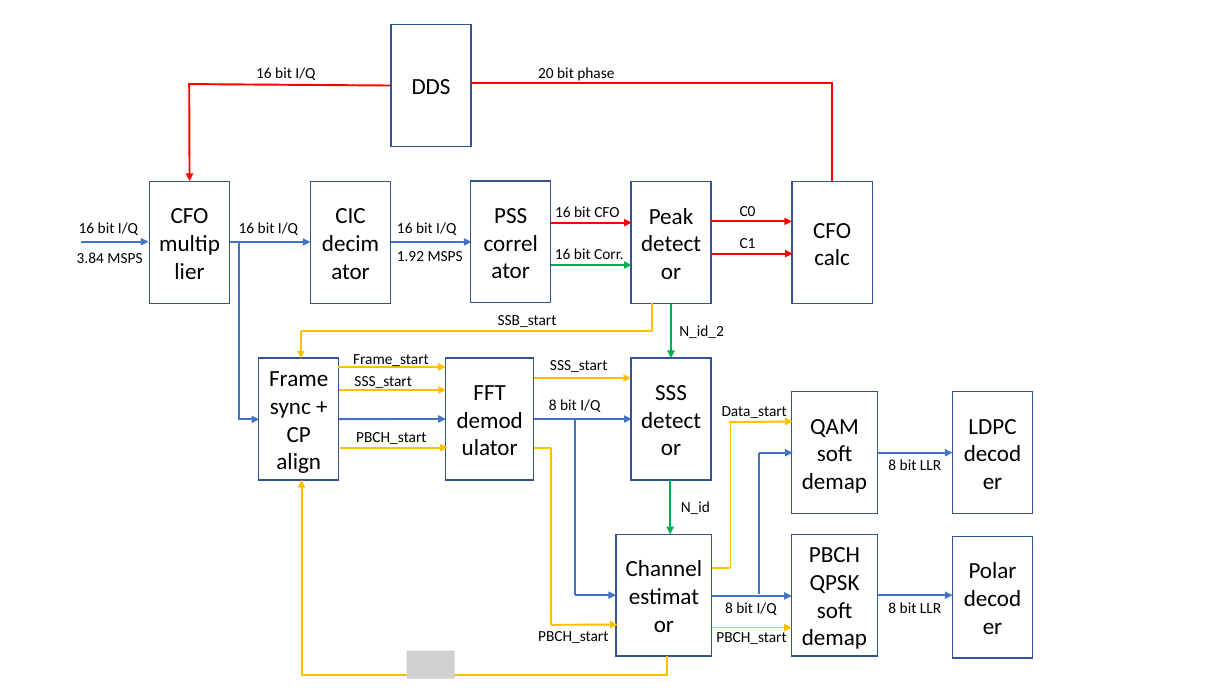
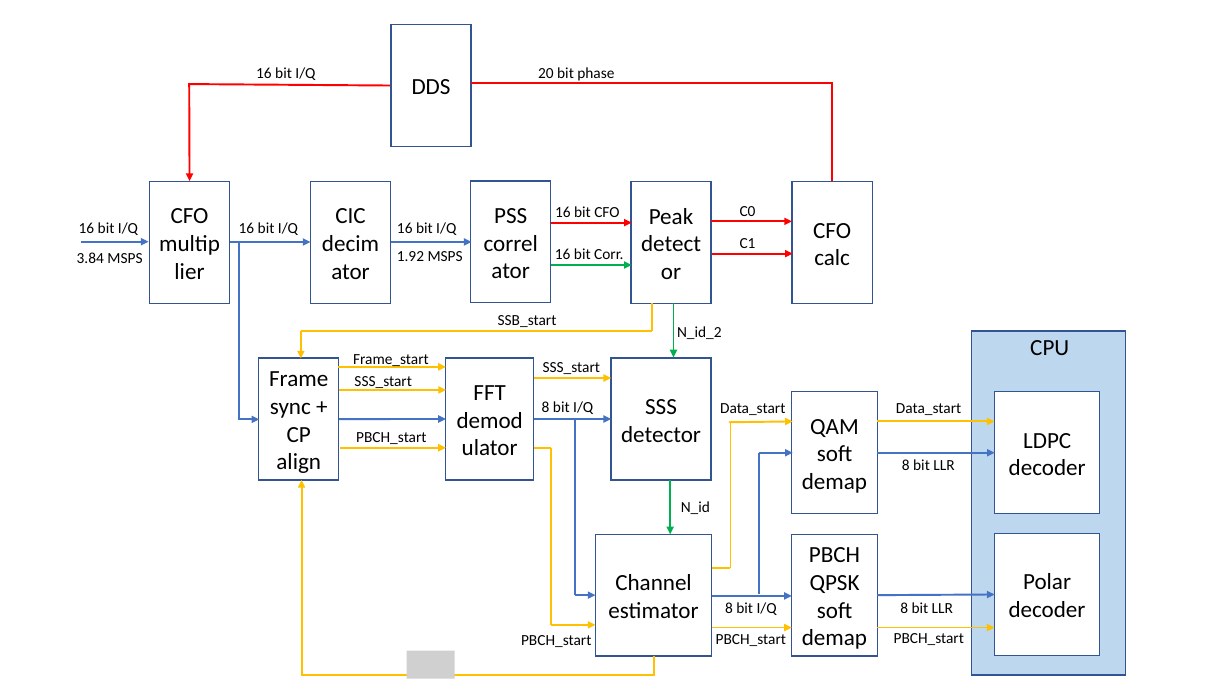
Before and after one commit to catkira/open5G_phy, a slide deck: slide 1 of doc/overview.pptx. Drawn at 1232x693 pixels with LibreOffice and Linux fonts; fonts in the diff are those of the drawing; grey boxes stand for pictures. Boxes give left, top, right and bottom in pixels: in the first picture for what was removed or moved away, otherwise in the second. Text is boxed around its words. In the diff, an @@ line names an element or a change of style, - is before the commit and + after.

```diff
--- a/doc/overview.pptx
+++ b/doc/overview.pptx
@@ text "SSS_start" moved from (x1=550, y1=360, x2=608, y2=372) to (x1=543, y1=362, x2=601, y2=374) @@
@@ rectangle "SSS" resized from (x1=631, y1=359, x2=712, y2=481) to (x1=611, y1=359, x2=711, y2=481) @@
@@ rectangle added at (x1=971, y1=331, x2=1126, y2=675), fill #BDD7EE, outline #325491 1 pt @@
@@ text added at (x1=1030, y1=340, x2=1069, y2=355), 18 pt, text #000000 @@
+CPU
@@ arrow moved from (534, 378) - (631, 378) to (534, 378) - (611, 378) @@
@@ arrow moved from (525, 419) - (632, 419) to (525, 419) - (611, 419) @@
@@ text "8 bit I/Q" moved from (x1=549, y1=399, x2=600, y2=412) to (x1=542, y1=401, x2=593, y2=414) @@
@@ text "Data_start" moved from (x1=722, y1=406, x2=787, y2=421) to (x1=720, y1=403, x2=785, y2=415) @@
@@ text added at (x1=896, y1=403, x2=961, y2=415), 12 pt, text #000000 @@
+Data_start
@@ rectangle "LDPC decoder" resized from (x1=953, y1=392, x2=1033, y2=514) to (x1=995, y1=392, x2=1101, y2=514) @@
@@ arrow added from (877, 421) to (994, 421), #FFC000 1.5 pt @@
@@ arrow moved from (877, 453) - (953, 453) to (877, 453) - (995, 453) @@
@@ text "8 bit LLR" moved from (x1=888, y1=459, x2=941, y2=470) to (x1=902, y1=459, x2=954, y2=470) @@
@@ rectangle "Channel estimator" resized from (x1=616, y1=534, x2=713, y2=656) to (x1=595, y1=534, x2=712, y2=656) @@
@@ rectangle "Polar decoder" resized from (x1=953, y1=536, x2=1033, y2=658) to (x1=994, y1=533, x2=1100, y2=655) @@
@@ arrow moved from (576, 595) - (616, 595) to (576, 595) - (595, 595) @@
@@ arrow moved from (877, 595) - (953, 595) to (877, 595) - (994, 594) @@
@@ text "8 bit LLR" moved from (x1=888, y1=602, x2=941, y2=613) to (x1=900, y1=602, x2=953, y2=613) @@
@@ text "PBCH_start" moved from (x1=538, y1=631, x2=608, y2=643) to (x1=521, y1=635, x2=591, y2=647) @@
@@ arrow moved from (551, 625) - (618, 625) to (551, 625) - (595, 625) @@
@@ arrow added from (877, 628) to (994, 628), #FFC000 1.5 pt @@
@@ line moved from (667, 677) - (667, 656) to (654, 677) - (654, 656) @@
@@ text added at (x1=894, y1=633, x2=964, y2=645), 12 pt, text #000000 @@
+PBCH_start
@@ line moved from (301, 676) - (667, 676) to (301, 676) - (653, 676) @@
```
Also in this commit, not shown: 1 other file.
